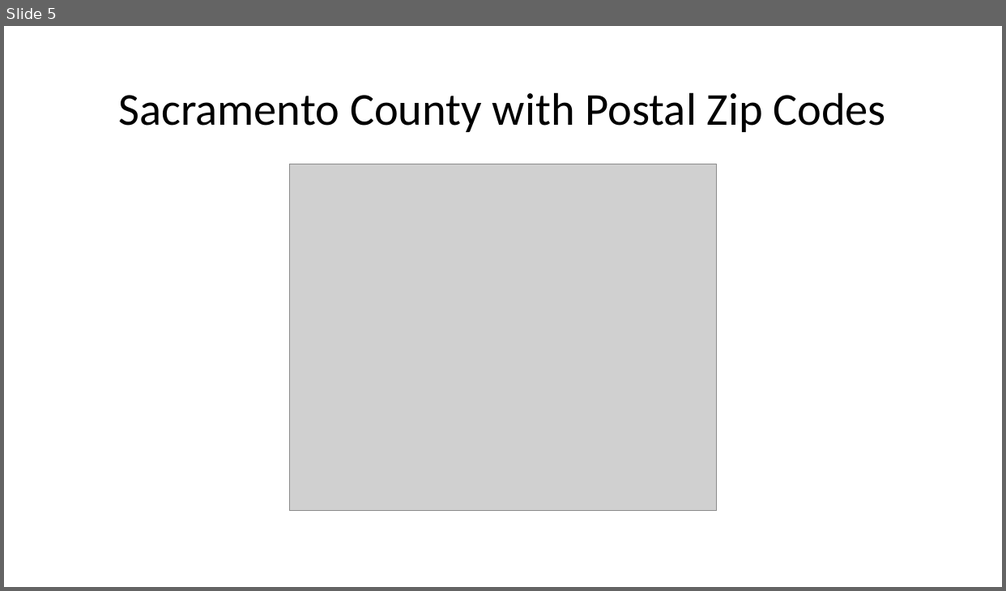
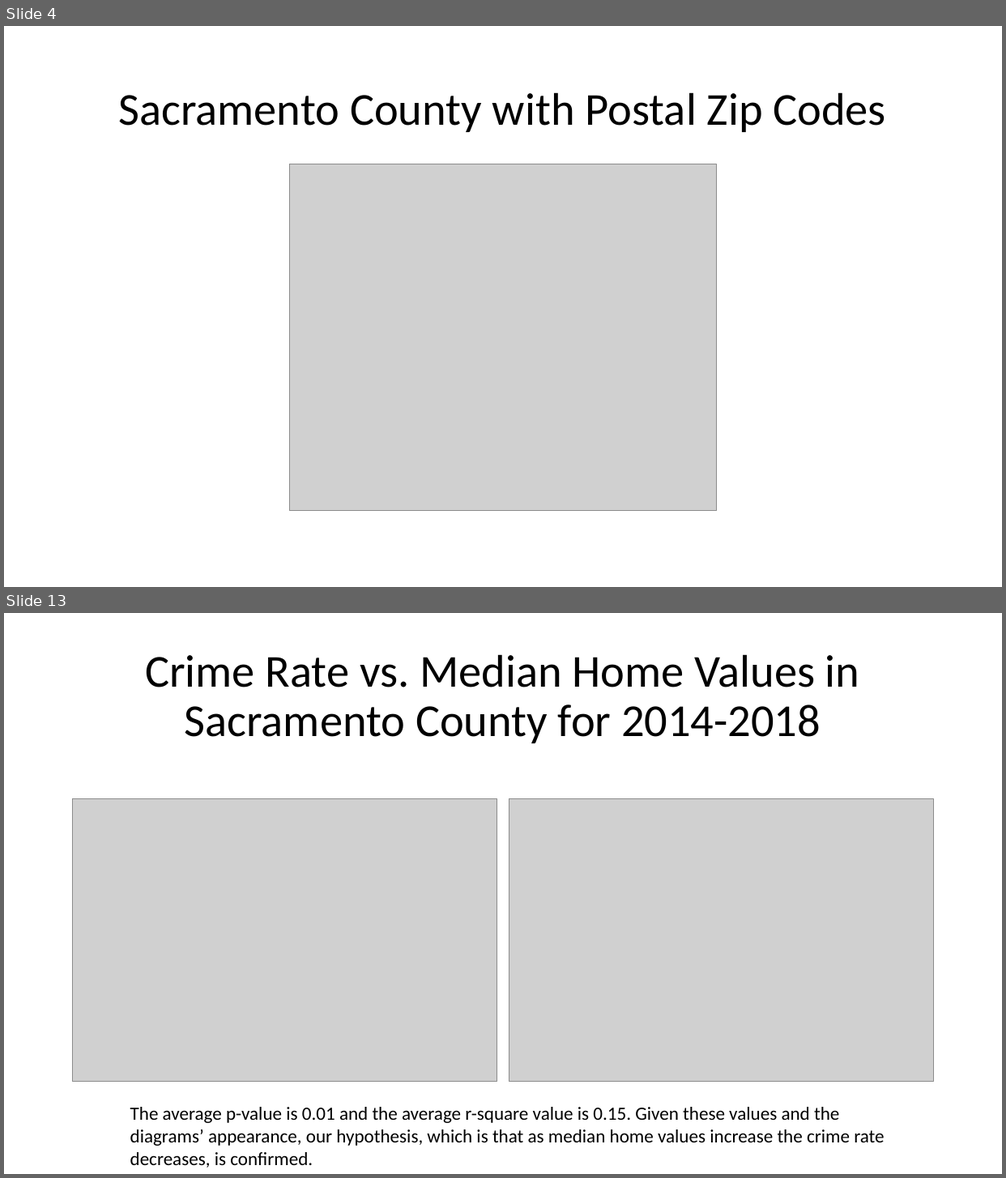
Before and after one commit to sean-galloway/Crime_and_Poverty, a slide deck: Project_1_Presentation.pptx. Shown one above the other, each under a label of ours: slide 5 before the commit, slides 4 and 13 after it; the slides between them are not shown. The pictures are 1006x591 and 1006x1178 pixels, drawn with LibreOffice and Linux fonts; fonts in the diff are those of the drawing; grey boxes stand for pictures. Boxes give left, top, right and bottom in pixels: in the first picture for what was removed or moved away, otherwise in the second. Text is boxed around its words. In the diff, an @@ line names an element or a change of style, - is before the commit and + after.

```diff
--- a/Project_1_Presentation.pptx
+++ b/Project_1_Presentation.pptx
@@ slide 13 added at [4,613,1002,1174], background #FFFFFF @@
@@ title added at [145,654,860,743], 44 pt, text #000000 @@
+Crime Rate vs. Median Home Values in Sacramento County for 2014-2018
@@ picture added at [73,799,497,1082] @@
@@ picture added at [509,799,934,1082] @@
@@ text added at [130,1107,884,1168], 18 pt, text #000000 @@
+The average p-value is 0.01 and the average r-square value is 0.15. Given these values and the diagrams’ appearance, our hypothesis, which is that as median home values increase the crime rate decreases, is confirmed.
@@ what was slide 5 is now slide 4 @@
```
Also in this commit, not shown: 1 slide changed, 9 other slides added, 1 slide removed.
